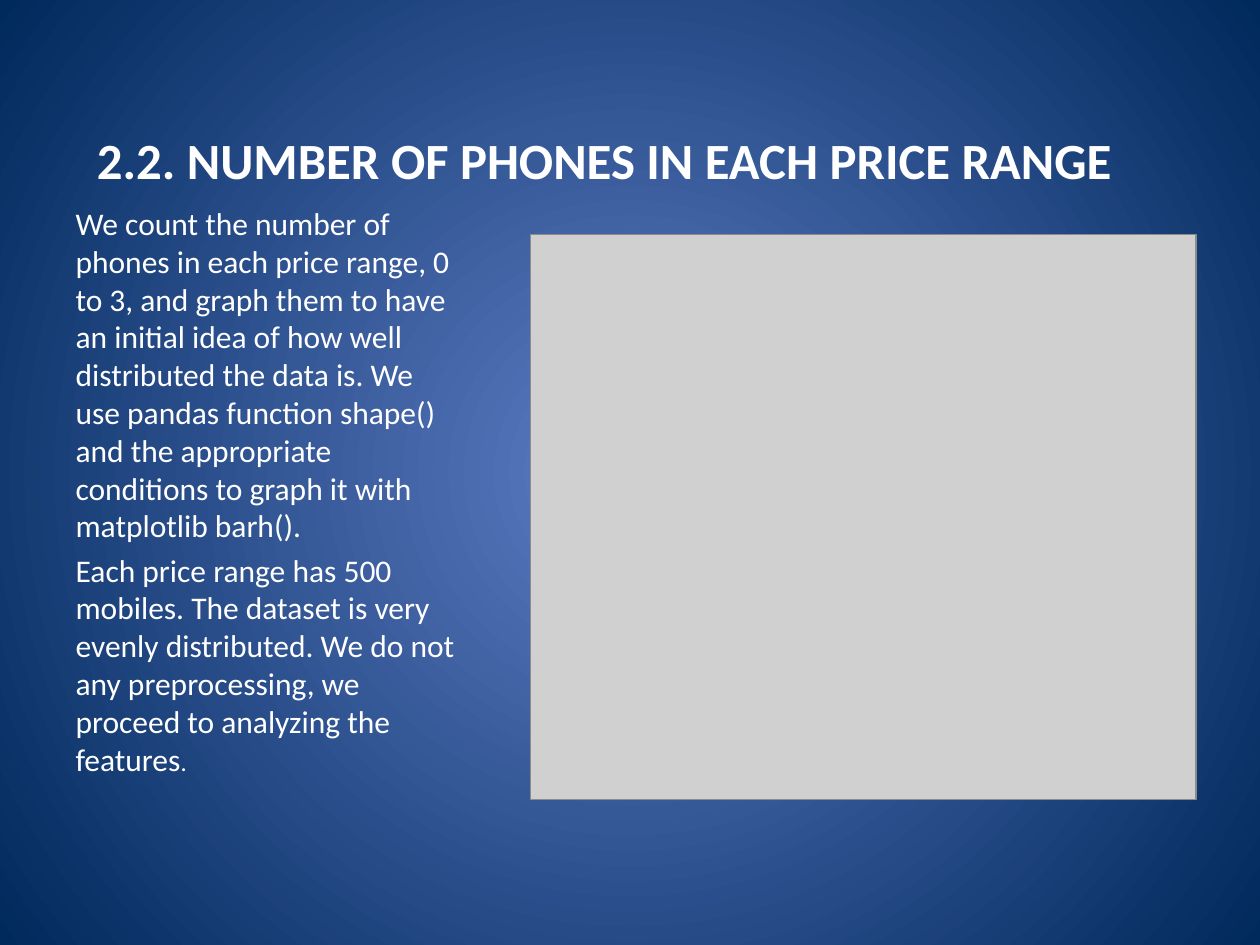
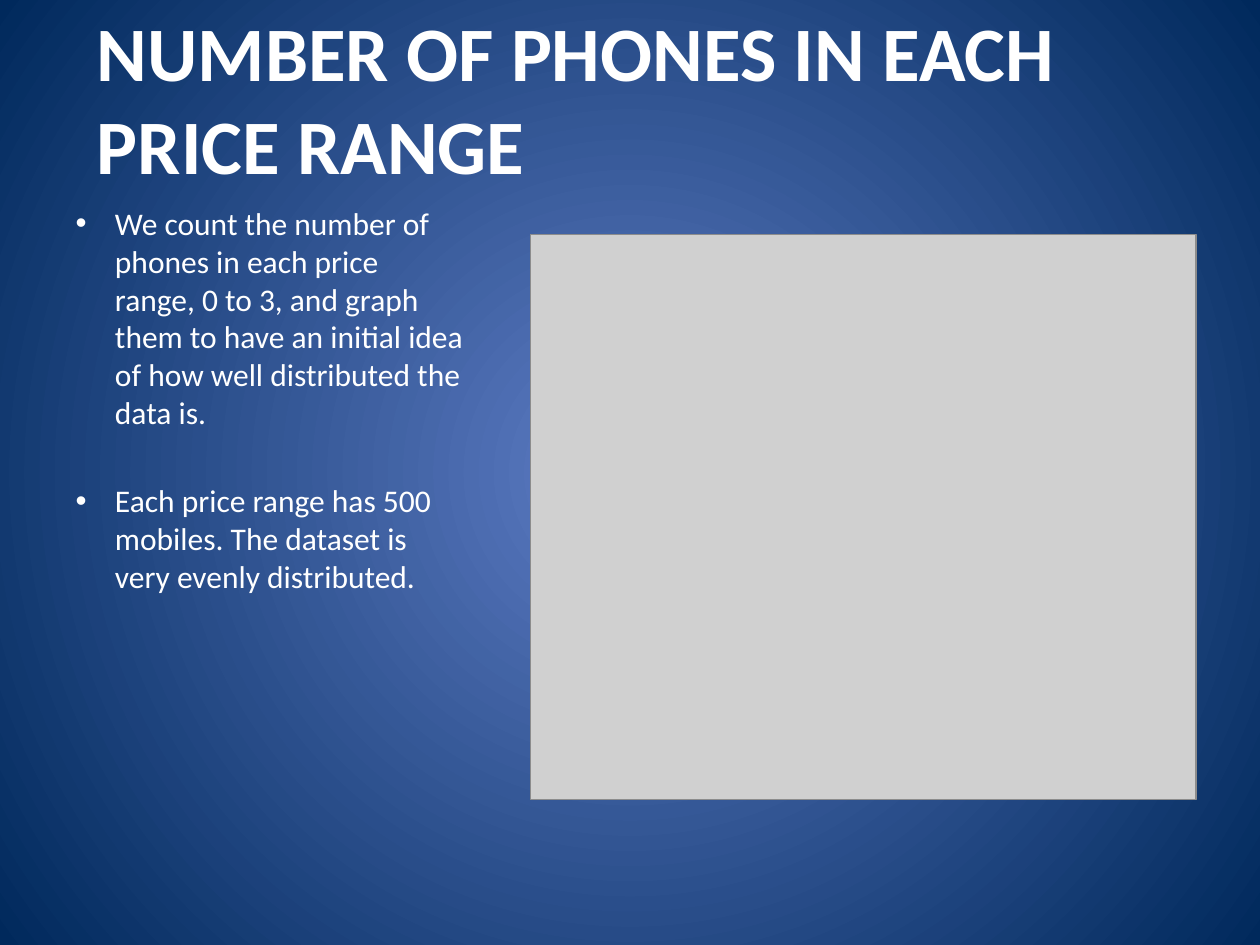
Before and after one commit to debjitg97/Mobile-Price-Classifier, a slide deck: slide 9 of Mobile Price Prediction Using KNN Classifier.pptx. Drawn at 1260x945 pixels with LibreOffice and Linux fonts; fonts in the diff are those of the drawing; grey boxes stand for pictures. Boxes give left, top, right and bottom in pixels: in the first picture for what was removed or moved away, otherwise in the second. Text is boxed around its words. In the diff, an @@ line names an element or a change of style, - is before the commit and + after.

```diff
--- a/Mobile Price Prediction Using KNN Classifier.pptx
+++ b/Mobile Price Prediction Using KNN Classifier.pptx
@@ title at (97,30,1054,175): text changed; size 29 to 44 pt @@
-2.2. NUMBER OF PHONES IN EACH PRICE RANGE
+NUMBER OF PHONES IN EACH PRICE RANGE
@@ text at (115,213,462,593): text changed @@
-We count the number of phones in each price range, 0 to 3, and graph them to have an initial idea of how well distributed the data is. We use pandas function shape() and the appropriate conditions to graph it with matplotlib barh().
-Each price range has 500 mobiles. The dataset is very evenly distributed. We do not any preprocessing, we proceed to analyzing the features.
+• We count the number of phones in each price range, 0 to 3, and graph them to have an initial idea of how well distributed the data is.
+• Each price range has 500 mobiles. The dataset is very evenly distributed.
```
Also in this commit, not shown: 22 other slides changed.
